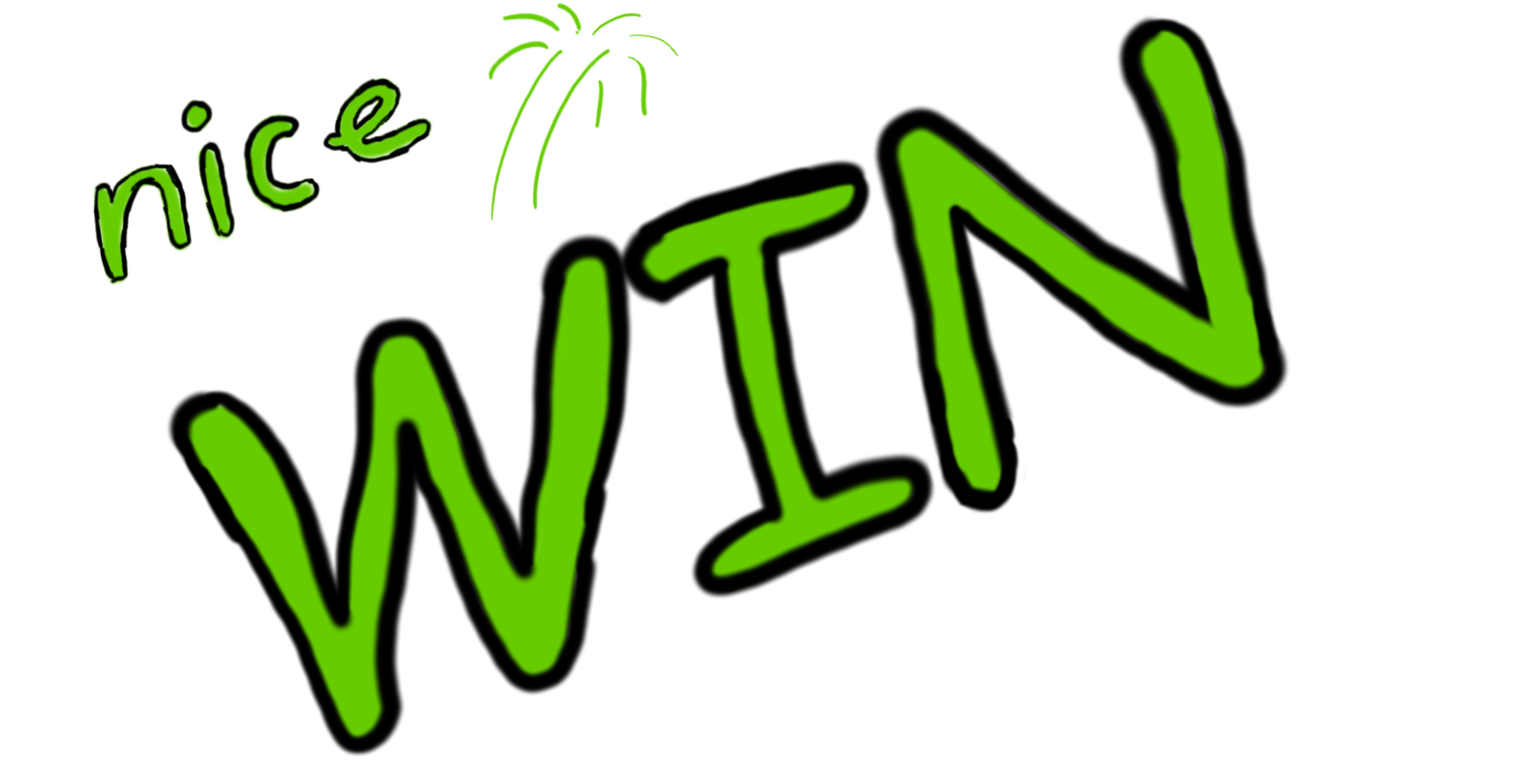
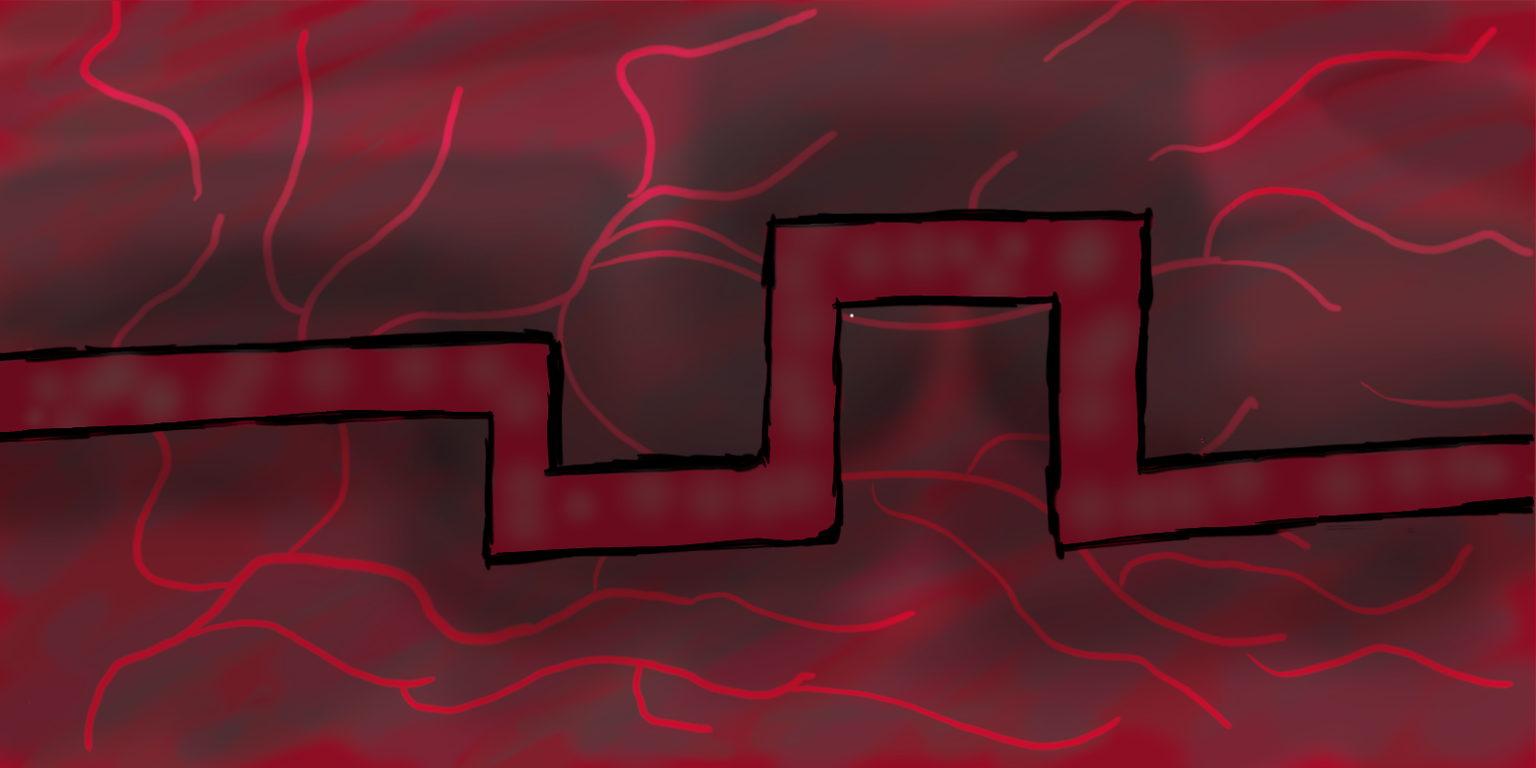
Revision of a layered 1536×768 image; what changed, layer by layer:
hid group "Ebenengruppe #1" (2 layers) over [91, 1, 1292, 758]
hid "Ebene #2" over [165, 13, 1292, 758]
hid "WIN ..." over [91, 1, 1268, 743]
showed "map_1.png" over [0, 0, 1536, 768]
